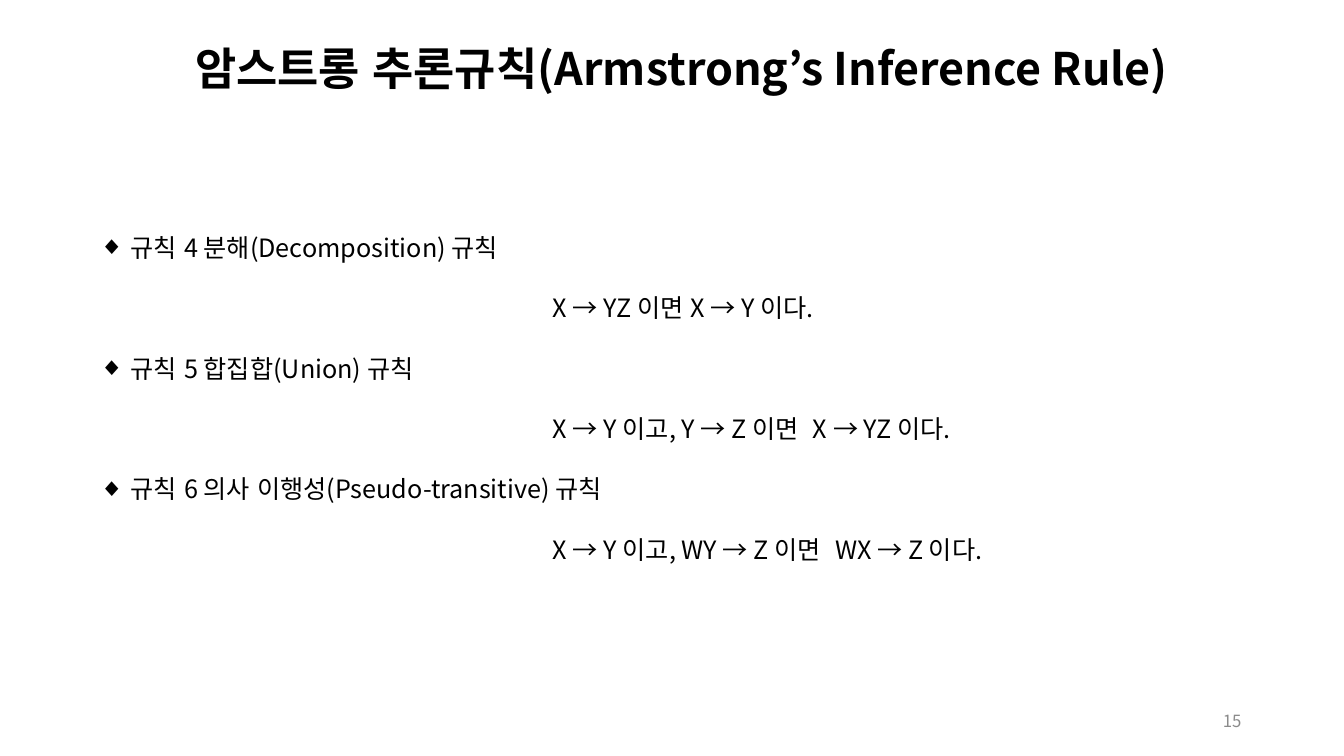
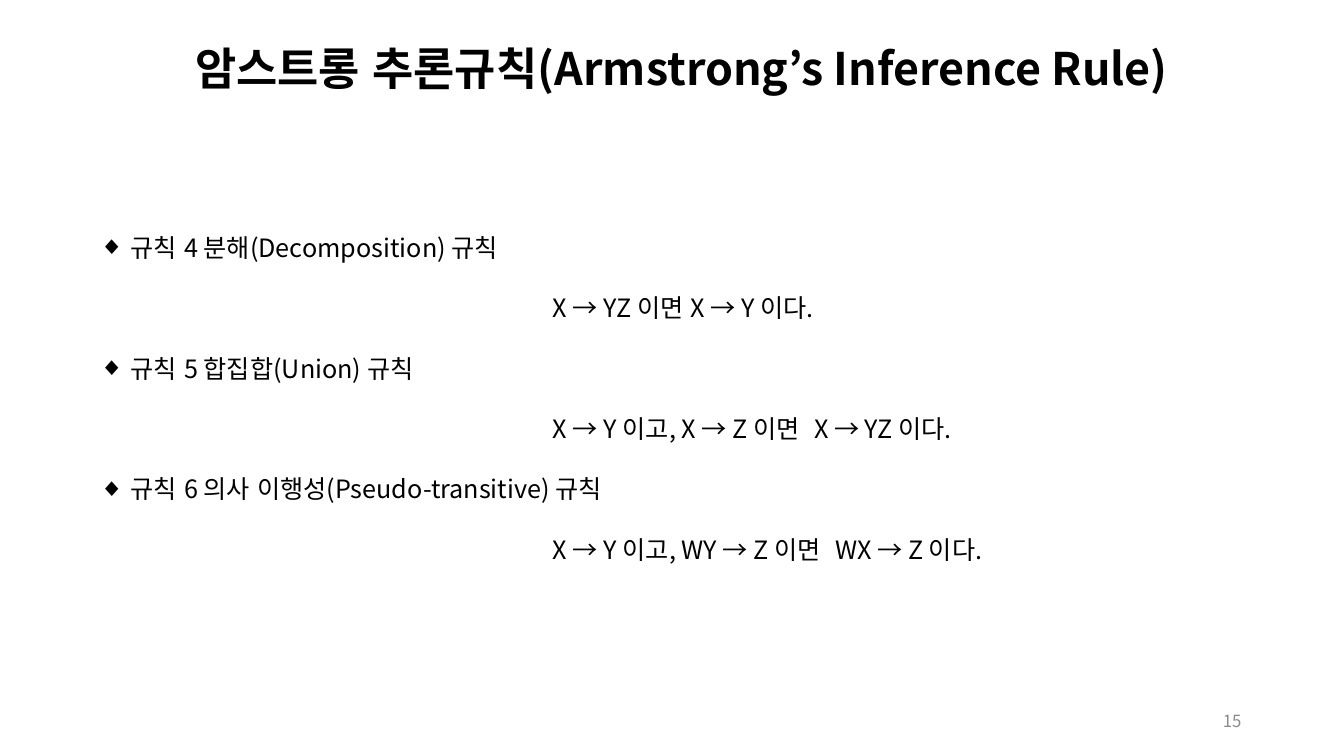
Before and after one commit to lhs501/mirim, a slide deck: slide 15 of chapter 7.pptx. Drawn at 1344x756 pixels with LibreOffice and Linux fonts; fonts in the diff are those of the drawing. Boxes give left, top, right and bottom in pixels: in the first picture for what was removed or moved away, otherwise in the second. Text is boxed around its words. In the diff, an @@ line names an element or a change of style, - is before the commit and + after.

```diff
--- a/chapter 7.pptx
+++ b/chapter 7.pptx
@@ text at <box>553,417,951,443</box>: text changed @@
-      X → Y 이고, Y → Z 이면 X → YZ 이다.
+      X → Y 이고, X → Z 이면 X → YZ 이다.
```
Also in this commit, not shown: 1 other slide changed.
